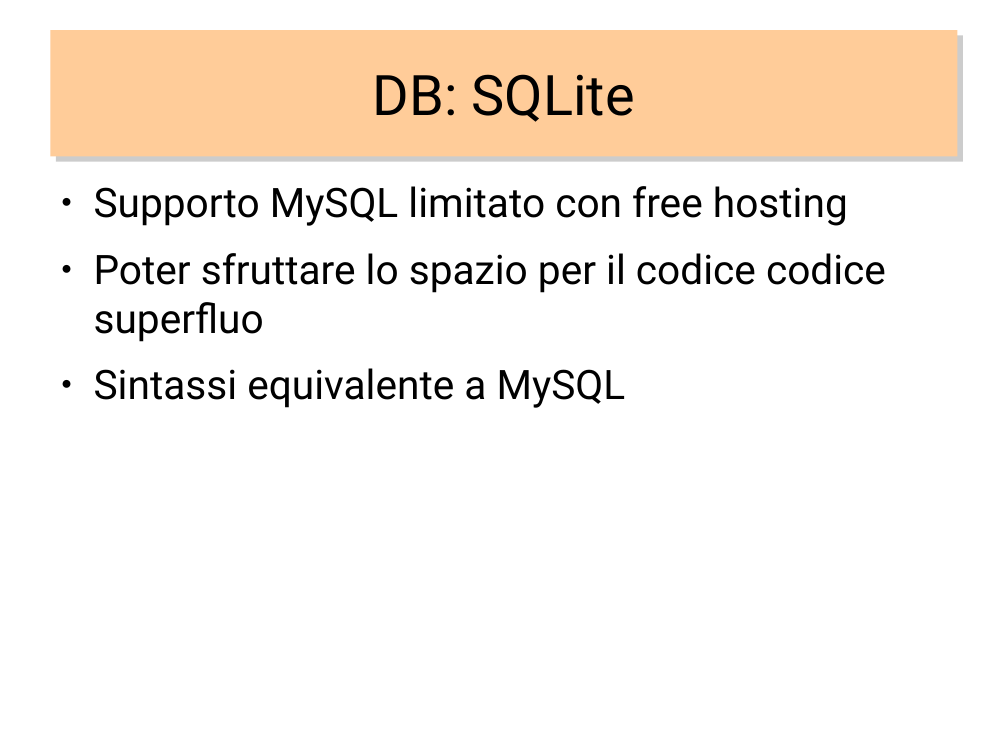
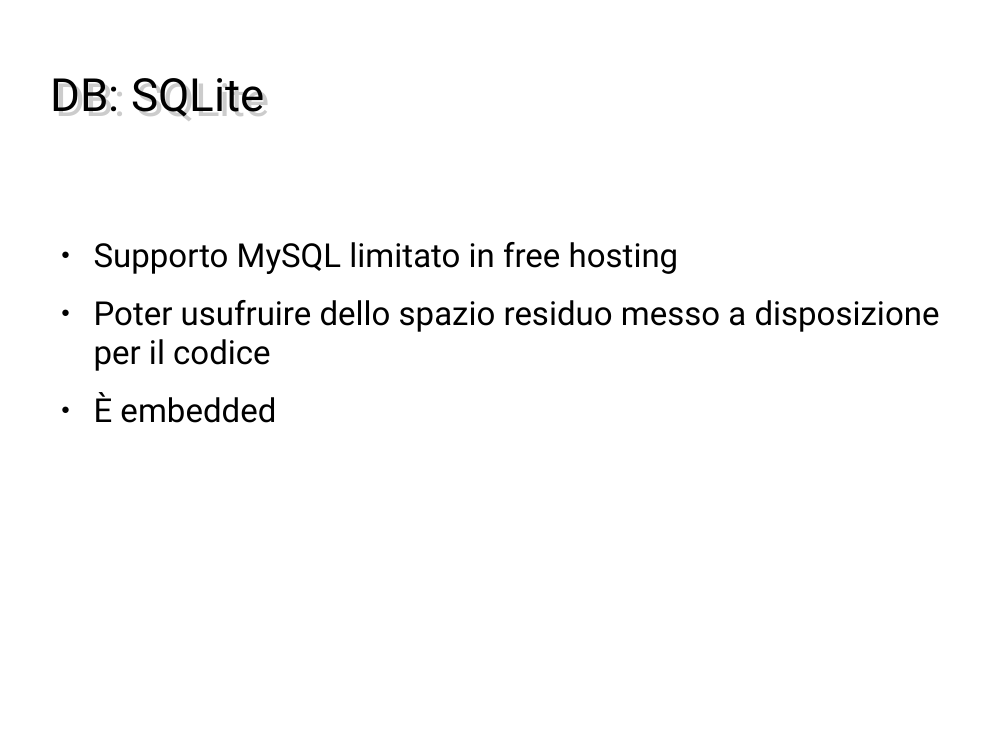
Before and after one commit to PeiPei97/ProgettoMagic, a slide deck: slide 6 of magicscrap.odp. Drawn at 1008x756 pixels with LibreOffice and Linux fonts; fonts in the diff are those of the drawing; background and template pictures are left out. Boxes give left, top, right and bottom in pixels: in the first picture for what was removed or moved away, otherwise in the second. Text is boxed around its words. In the diff, an @@ line names an element or a change of style, - is before the commit and + after.

```diff
--- a/magicscrap.odp
+++ b/magicscrap.odp
@@ title "DB: SQLite": place and size @@
-title "DB: SQLite" at (50,30,958,156)
+title "DB: SQLite" at (56,78,264,121)
@@ title "DB: SQLite" at (56,78,264,121): size 44 to 36 pt; alignment centre to left; fill #FFCC99 to none; shadow off @@
@@ text at (94,242,940,423): text changed; size 32 to 26 pt @@
-● Supporto MySQL limitato con free hosting
-● Poter sfruttare lo spazio per il codice codice superfluo
-● Sintassi equivalente a MySQL
+● Supporto MySQL limitato in free hosting
+● Poter usufruire dello spazio residuo messo a disposizione per il codice
+● È embedded
```
Also in this commit, not shown: 11 other slides changed, 3 slides added, 4 slides removed, 3 other files.
